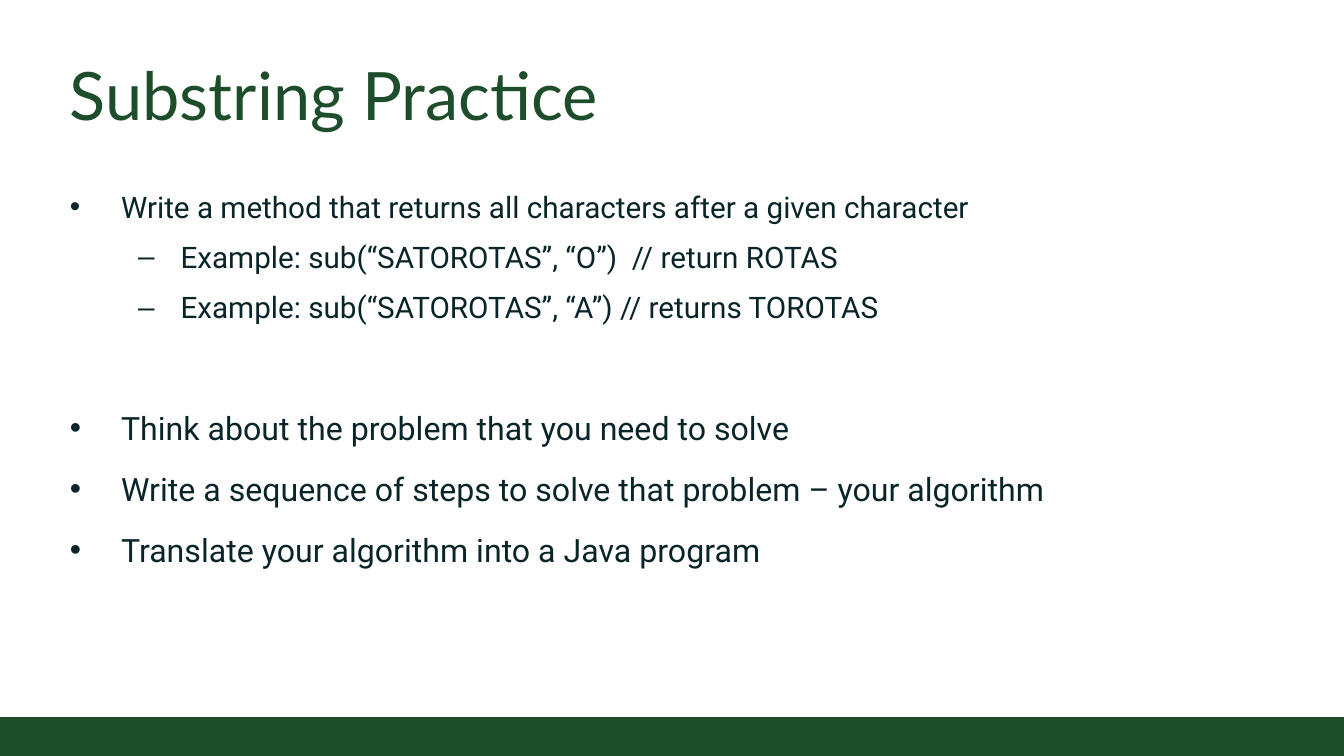
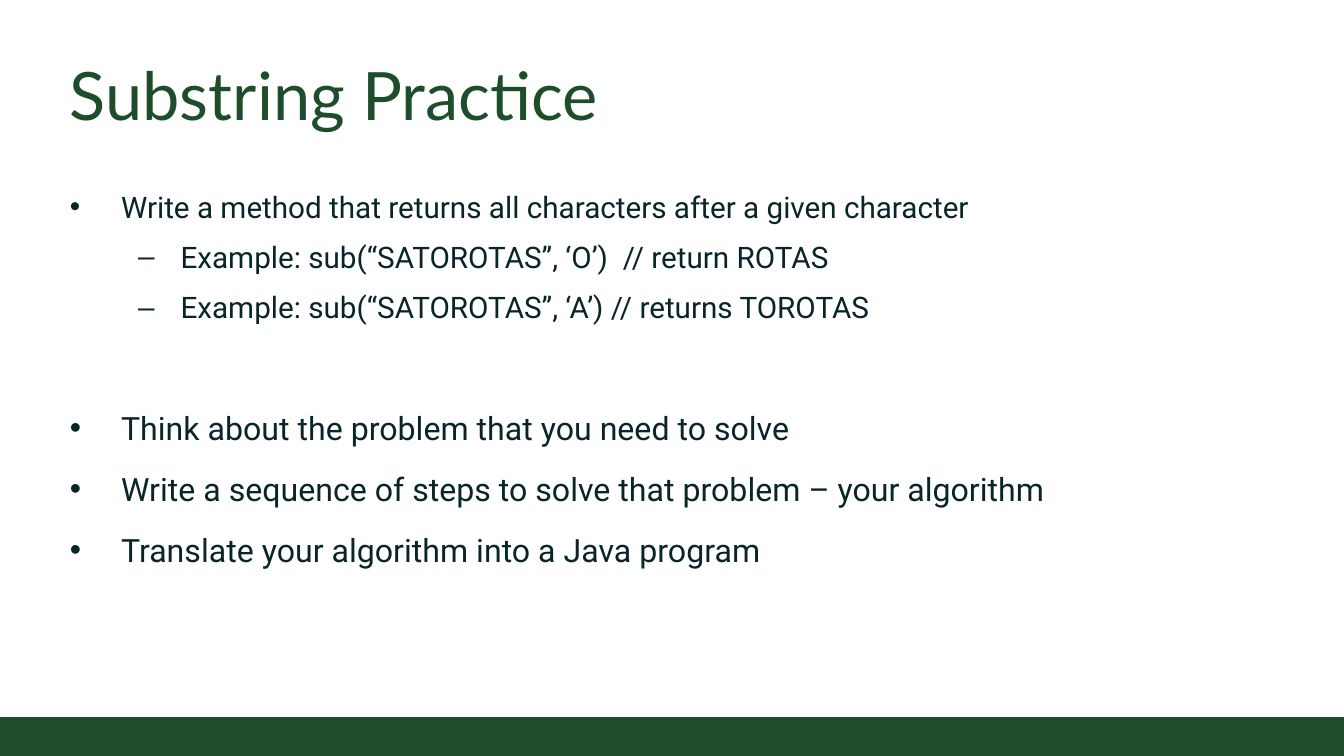
Before and after one commit to CSU-CompSci-CS163-4/Handouts, a slide deck: slide 13 of slides/On-Campus/06_03_StringManipulation.pptx. Drawn at 1344x756 pixels with LibreOffice and Linux fonts; fonts in the diff are those of the drawing; background and template pictures are left out. Boxes give left, top, right and bottom in pixels: in the first picture for what was removed or moved away, otherwise in the second. Text is boxed around its words. In the diff, an @@ line names an element or a change of style, - is before the commit and + after.

```diff
--- a/slides/On-Campus/06_03_StringManipulation.pptx
+++ b/slides/On-Campus/06_03_StringManipulation.pptx
@@ text at [181, 244, 869, 325]: text changed @@
-  – Example: sub(“SATOROTAS”, “O”) // return ROTAS
-  – Example: sub(“SATOROTAS”, “A”) // returns TOROTAS
+  – Example: sub(“SATOROTAS”, ‘O’) // return ROTAS
+  – Example: sub(“SATOROTAS”, ‘A’) // returns TOROTAS
```
Also in this commit, not shown: 2 other slides changed, 1 other file.
